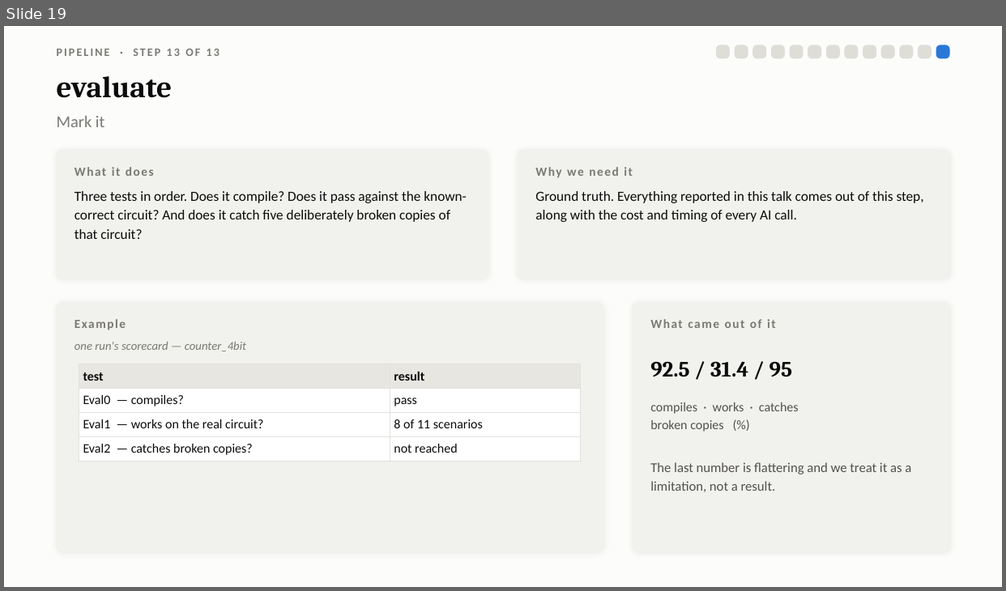
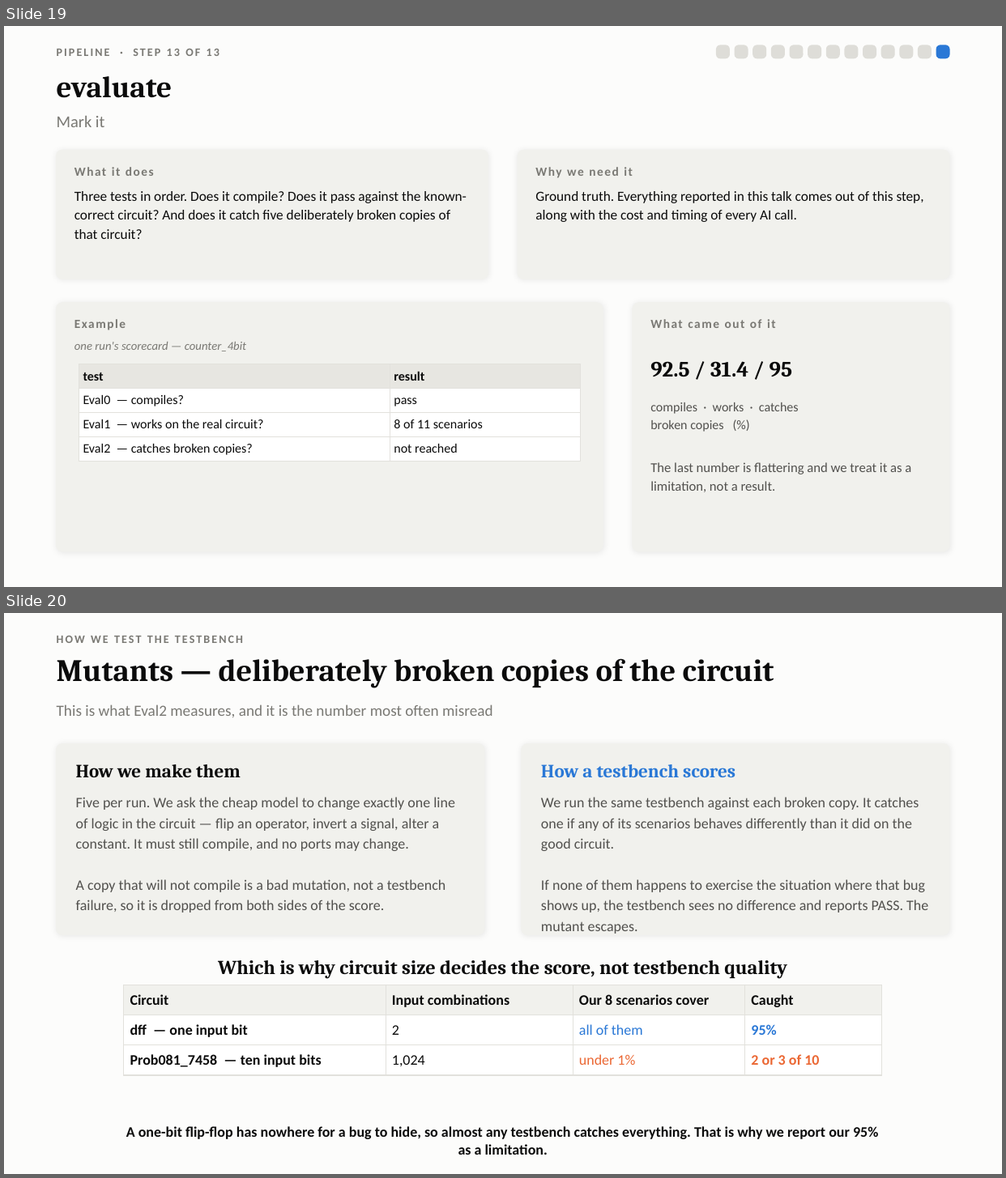
Before and after one commit to Sawaiz-zip/agentic-verilog-testbench, a slide deck: docs/presentation.pptx. Shown one above the other, each under a label of ours: slide 19 before the commit, slides 19 and 20 after it. The pictures are 1006x591 and 1006x1178 pixels, drawn with LibreOffice and Linux fonts; fonts in the diff are those of the drawing. Boxes give left, top, right and bottom in pixels: in the first picture for what was removed or moved away, otherwise in the second. Text is boxed around its words. In the diff, an @@ line names an element or a change of style, - is before the commit and + after.

```diff
--- a/docs/presentation.pptx
+++ b/docs/presentation.pptx
@@ slide 20 added at (4,613,1002,1174), background #FCFCFB @@
@@ text added at (57,636,243,643), 11 pt, text #7A7974, bold @@
+HOW WE TEST THE TESTBENCH
@@ text added at (57,658,774,688), 30 pt, text #0B0B0B, bold @@
+Mutants — deliberately broken copies of the circuit
@@ text added at (57,705,493,717), 15 pt, text #7A7974 @@
+This is what Eval2 measures, and it is the number most often misread
@@ rounded rectangle added at (57,744,484,935), fill #F1F1ED, outline #F1F1ED 1 pt @@
@@ rounded rectangle added at (522,744,949,935), fill #F1F1ED, outline #F1F1ED 1 pt @@
@@ text added at (76,764,241,777), 18 pt, text #0B0B0B, bold @@
+How we make them
@@ text added at (541,764,735,777), 18 pt, text #2A78D6, bold @@
+How a testbench scores
@@ text added at (76,797,455,913), 14 pt, text #52514E @@
+Five per run. We ask the cheap model to change exactly one line of logic in the circuit — flip an operator, invert a signal, alter a constant. It must still compile, and no ports may change.
+A copy that will not compile is a bad mutation, not a testbench failure, so it is dropped from both sides of the score.
@@ text added at (541,797,928,913), 14 pt, text #52514E @@
+We run the same testbench against each broken copy. It catches one if any of its scenarios behaves differently than it did on the good circuit.
+If none of them happens to exercise the situation where that bug shows up, the testbench sees no difference and reports PASS. The mutant escapes.
@@ text added at (218,960,787,979), 19 pt, text #0B0B0B, bold @@
+Which is why circuit size decides the score, not testbench quality
@@ table added at (124,985,882,1071), 3 rows, 4 columns @@
+Circuit | Input combinations | Our 8 scenarios cover | Caught
+dff — one input bit | 2 | all of them | 95%
+Prob081_7458 — ten input bits | 1,024 | under 1% | 2 or 3 of 10
@@ text added at (126,1127,878,1155), 14 pt, text #0B0B0B, bold @@
+A one-bit flip-flop has nowhere for a bug to hide, so almost any testbench catches everything. That is why we report our 95% as a limitation.
```
Also in this commit, not shown: 1 other file.
